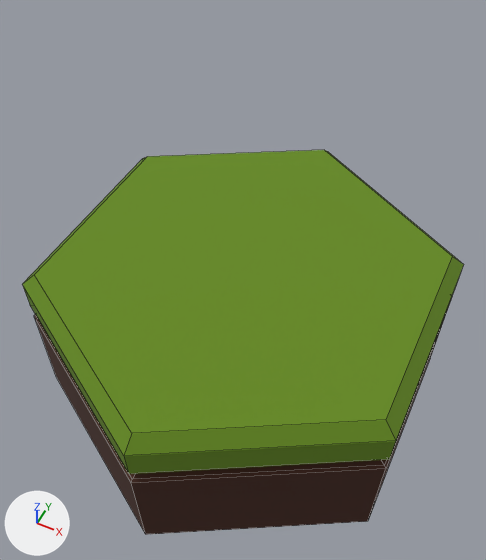
Before and after pictures for a commit that changed the FBX model Assets/3D_assets/Tiles/Tile_foret.fbx.
Before and after are seen from a 50 mm lens placed at (3.51, -1.84, 2.6), pointed at (2.63, -0.09, 0.41). Arrows for +X, +Y and +Z are at lower left; the lights stay in place. Mesh edges are drawn as thin lines. Where no turn or scale is listed for an object, it has been applied to the vertices.

In view in the first picture: 'Forêt'.
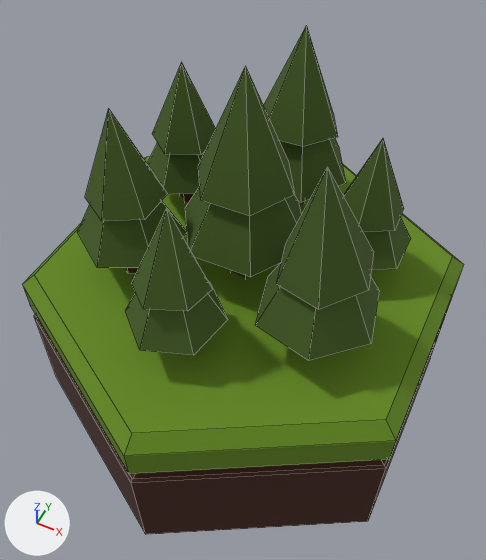
Commit message: Tiles V2

Boxes (x1, y1, x2, y2) around the edits, measured in the pictures (486 x 560 px):
'Cylinder.003', added (green): after (77, 25, 411, 360)
    faces in mat_trees (dark green #465e21): (77, 25, 411, 360)
    faces in mat_wood (brown #50270d): (125, 194, 305, 278)

What changed in the scene script:
```text
Add mat_trees:
    mat_trees = principled_material('Trees')
    mat_trees.base_color = (0.0613, 0.113, 0.0154)  # dark green #465e21
    mat_trees.roughness = 1.0
Add mat_wood:
    mat_wood = principled_material('Wood')
    mat_wood.base_color = (0.081, 0.0205, 0.00413)  # brown #50270d
    mat_wood.roughness = 1.0
Add me_cylinder_008:
    me_cylinder_008.from_pydata(...)  # 182 vertices, 147 faces; spans x -0.652..0.667, y -0.702..0.733, z -0.008..0.997
    # faces by material slot: [98, 49]
    me_cylinder_008.materials.append(mat_trees)  # dark green #465e21
    me_cylinder_008.materials.append(mat_wood)  # brown #50270d
Add ob_cylinder_003:
    ob_cylinder_003 = bpy.data.objects.new('Cylinder.003', me_cylinder_008)
    ob_cylinder_003.location = (2.598, 0.0, 0.389)
```
